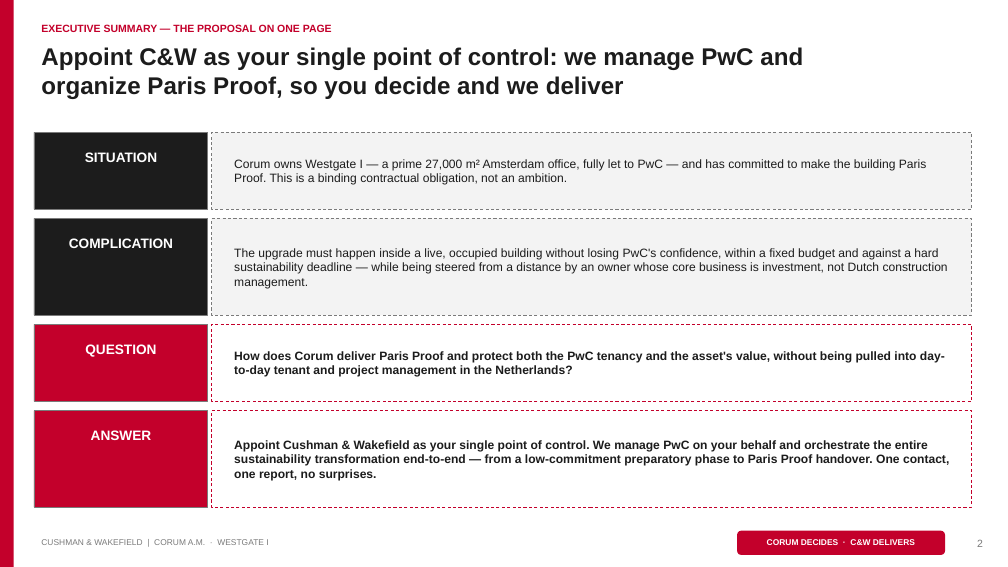
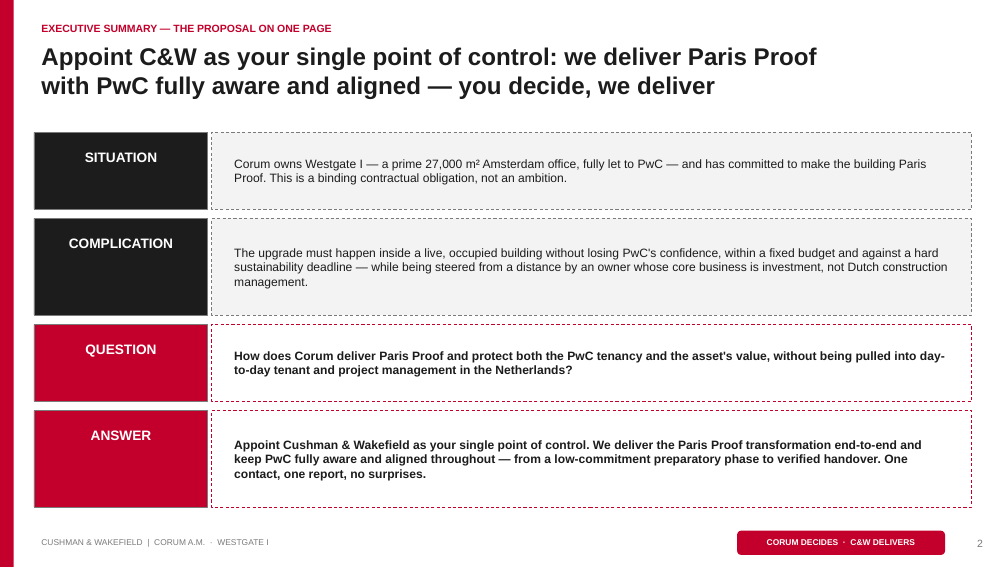
Before and after one commit to sjbezemer-cmyk/Solid-Base, a slide deck: slide 2 of corum-pitch/Corum-Westgate-I-Pitch-Wireframe.pptx. Drawn at 1008x567 pixels with LibreOffice and Linux fonts; fonts in the diff are those of the drawing. Boxes give left, top, right and bottom in pixels: in the first picture for what was removed or moved away, otherwise in the second. Text is boxed around its words. In the diff, an @@ line names an element or a change of style, - is before the commit and + after.

```diff
--- a/corum-pitch/Corum-Westgate-I-Pitch-Wireframe.pptx
+++ b/corum-pitch/Corum-Westgate-I-Pitch-Wireframe.pptx
@@ text at <box>41,47,817,99</box>: text changed @@
-Appoint C&W as your single point of control: we manage PwC and
-organize Paris Proof, so you decide and we deliver
+Appoint C&W as your single point of control: we deliver Paris Proof
+with PwC fully aware and aligned — you decide, we deliver
@@ text at <box>234,440,921,480</box>: text changed @@
-Appoint Cushman & Wakefield as your single point of control. We manage PwC on your behalf and orchestrate the entire sustainability transformation end-to-end — from a low-commitment preparatory phase to Paris Proof handover. One contact, one report, no surprises.
+Appoint Cushman & Wakefield as your single point of control. We deliver the Paris Proof transformation end-to-end and keep PwC fully aware and aligned throughout — from a low-commitment preparatory phase to verified handover. One contact, one report, no surprises.
```
Also in this commit, not shown: 4 other slides changed, 3 other files.
